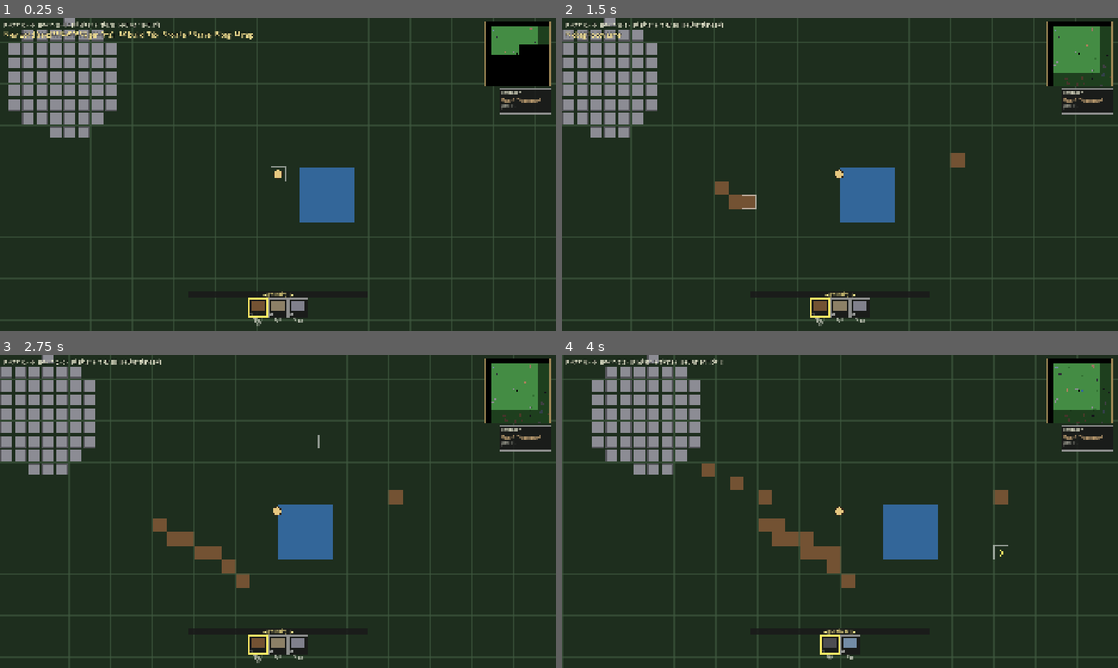
Above: before the commit, frames 1-4 (two rows, left to right).
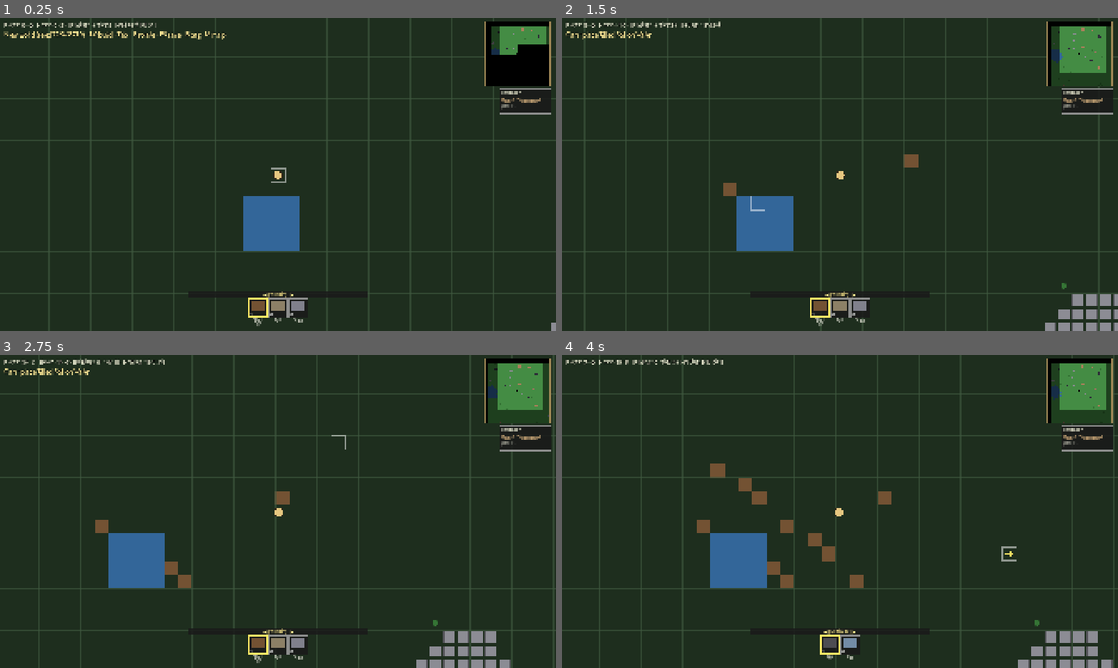
Above: after the commit, the same moments.

Repository: ocklavenoms1/FactClone
Game: Godot game, scene res://scenes/main.tscn
Same seed, same stepped clock (60 frames per second), same inputs: the game is played once before the commit and once after it.
Inputs (mouse positions are in pixels of both pictures, inside the frame that each line leads up to):
- Up to frame 1 (0.25 s): no input
- Up to frame 2 (1.5 s): tap Enter at 0.5 s; move the mouse to (962, 158) at 0.52 s; hold D (move_right) 0.53-1.25 s; tap B (consume_bag) at 0.6 s; click (962, 158) at 0.67 s; drag from (728, 190) to (812, 237) at 1.27 s
- Up to frame 3 (2.75 s): tap Space (mine) at 2 s; move the mouse to (333, 442) at 2.02 s; hold D (move_right) from 2.03 s (still down); tap E (interact) at 2.1 s
- Up to frame 4 (4 s): release D (move_right) at 2.75 s; drag from (812, 574) to (673, 464) at 2.77 s; move the mouse to (1006, 558) at 3.52 s; hold A (move_left) from 3.53 s (still down); tap Tab (next_category) at 3.6 s

The runs differ from the first frame. In frame 1, 15% of the frame differs, in the area x 0-100%, y 0-100%; in frame 2, 19%; in frame 3, 21%; in frame 4, 22%.

Commit message:
Hotfix: schema-mismatch fallthrough to fresh-world generation
When SaveSystem.load_game fails for any reason (schema mismatch,
corrupt JSON, missing fields), main.gd:_ready now calls a new
_generate_fresh_world() helper instead of leaving the world in default
empty state. Toast surfaces "Save incompatible — fresh world (seed N)";
the existing OS.alert + push_error from save_system.gd fires first.

Verified: wrote version=99 to save_slot_1.json, launched, saw the
expected push_error + OS.alert, then push_warning + populated fresh
world (vs the previous empty-world stranding).

Closes the quick-fix half of the schema-mismatch UX gap captured in
NOTES.md post-3.5. Migration framework remains queued (full session,
deferred until after Dev Console).

Co-Authored-By: Claude Opus 4.7 <noreply@anthropic.com>

Diff:
--- a/scripts/main.gd
+++ b/scripts/main.gd
@@ -203,23 +203,19 @@
 			_apply_loaded_progression(result.player_progression)
 			_show_toast("World loaded from save (seed %d)" % grid_world.world_seed)
 		else:
-			_show_toast(result.error_message if result.error_message != "" else "Save file present but failed to load")
+			# Hotfix (post-3.5, NOTES.md "Schema-mismatch UX gap"): when load
+			# fails (schema mismatch, corrupt JSON, missing fields, etc.),
+			# fall through to fresh-world generation. Previous behavior left
+			# the world in default empty state — player thought "world has
+			# no resources" rather than "save load failed." Error from
+			# load_game is already surfaced via OS.alert + push_error in
+			# save_system.gd; we add a toast and proceed.
+			push_warning("Save load failed (%s) — generating fresh world." % result.error_message)
+			var fail_msg: String = "Save incompatible — fresh world (seed %d)" % _generate_fresh_world()
+			_show_toast(fail_msg)
 	else:
-		# Fresh game: random seed, then procedurally generate the world via WorldGenerator.
-		# Save persists the seed; loads regenerate the world from it (procgen rehydration).
-		grid_world.world_seed = randi()
-		var gen_start_msec: int = Time.get_ticks_msec()
-		var generator: WorldGenerator = WorldGenerator.new()
-		generator.generate(grid_world, grid_world.world_seed)
-		var gen_elapsed: int = Time.get_ticks_msec() - gen_start_msec
-		# Initial reveal: mark the spawn-vicinity 7×7 region area as fog so the
-		# map shows context on first M-press, not all-black.
-		grid_world.initial_reveal()
-		# Spawn position: seeded-random from passable tiles near origin so
-		# the player isn't dropped into water/lakes. Same seed → same spawn;
-		# different seeds → different spawn (gives fresh-start variety).
-		player.global_position = _safe_spawn_position()
-		_show_toast("New world (seed %d, gen %dms) · 1-9 build · Tab · R rotate · F5 save · B bag · M map" % [grid_world.world_seed, gen_elapsed])
+		var seed_msg: int = _generate_fresh_world()
+		_show_toast("New world (seed %d) · 1-9 build · Tab · R rotate · F5 save · B bag · M map" % seed_msg)
 
 	# Run an initial vision update from the player's spawn position — upgrades
 	# the 5×5 around player from fog (or unrevealed) to active. Same call site
@@ -260,6 +256,27 @@
 const SPAWN_SEARCH_RADIUS: int = 30
 const SPAWN_PICK_TOP_N: int = 20
 const SPAWN_SEED_OFFSET: int = 999
+
+## Fresh-world generation. Called from `_ready` for both the no-save path
+## AND the save-load-failed-fallthrough path (hotfix post-3.5: schema-
+## mismatch UX gap). Returns the generated seed so callers can include
+## it in their toast.
+##
+## Side effects: assigns grid_world.world_seed, runs WorldGenerator.generate,
+## sets initial reveal radius, places player at a safe spawn. Idempotent
+## relative to a default-state grid_world (loaded but empty after a failed
+## load is fine — generate() rebuilds tiles from the seed).
+func _generate_fresh_world() -> int:
+	grid_world.world_seed = randi()
+	var generator: WorldGenerator = WorldGenerator.new()
+	generator.generate(grid_world, grid_world.world_seed)
+	# Initial reveal: mark the spawn-vicinity 7×7 region area as fog so the
+	# map shows context on first M-press, not all-black.
+	grid_world.initial_reveal()
+	# Spawn position: seeded-random from passable tiles near origin so the
+	# player isn't dropped into water/lakes.
+	player.global_position = _safe_spawn_position()
+	return grid_world.world_seed
 
 func _safe_spawn_position() -> Vector2:
 	var candidates: Array[Vector2i] = []
Not shown, changed: NOTES.md
